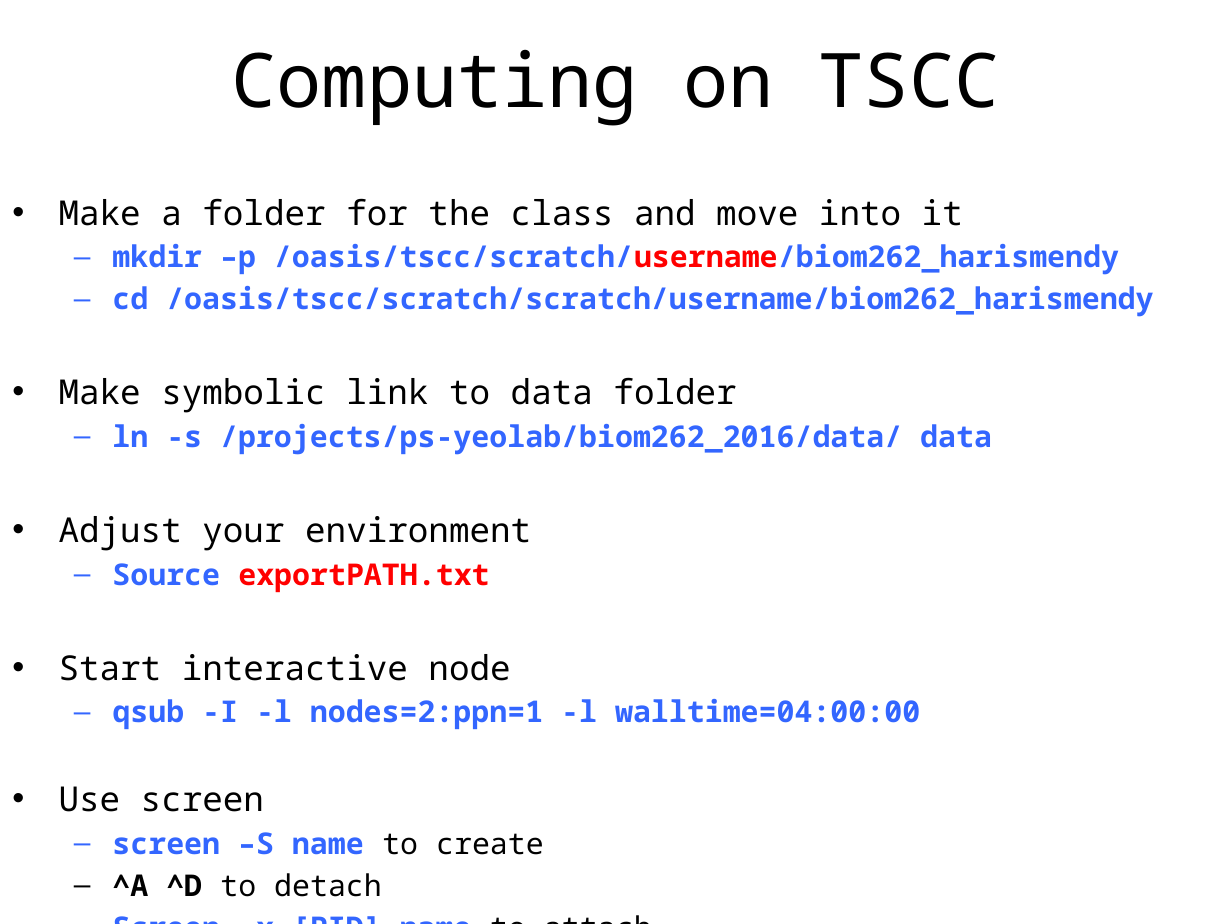
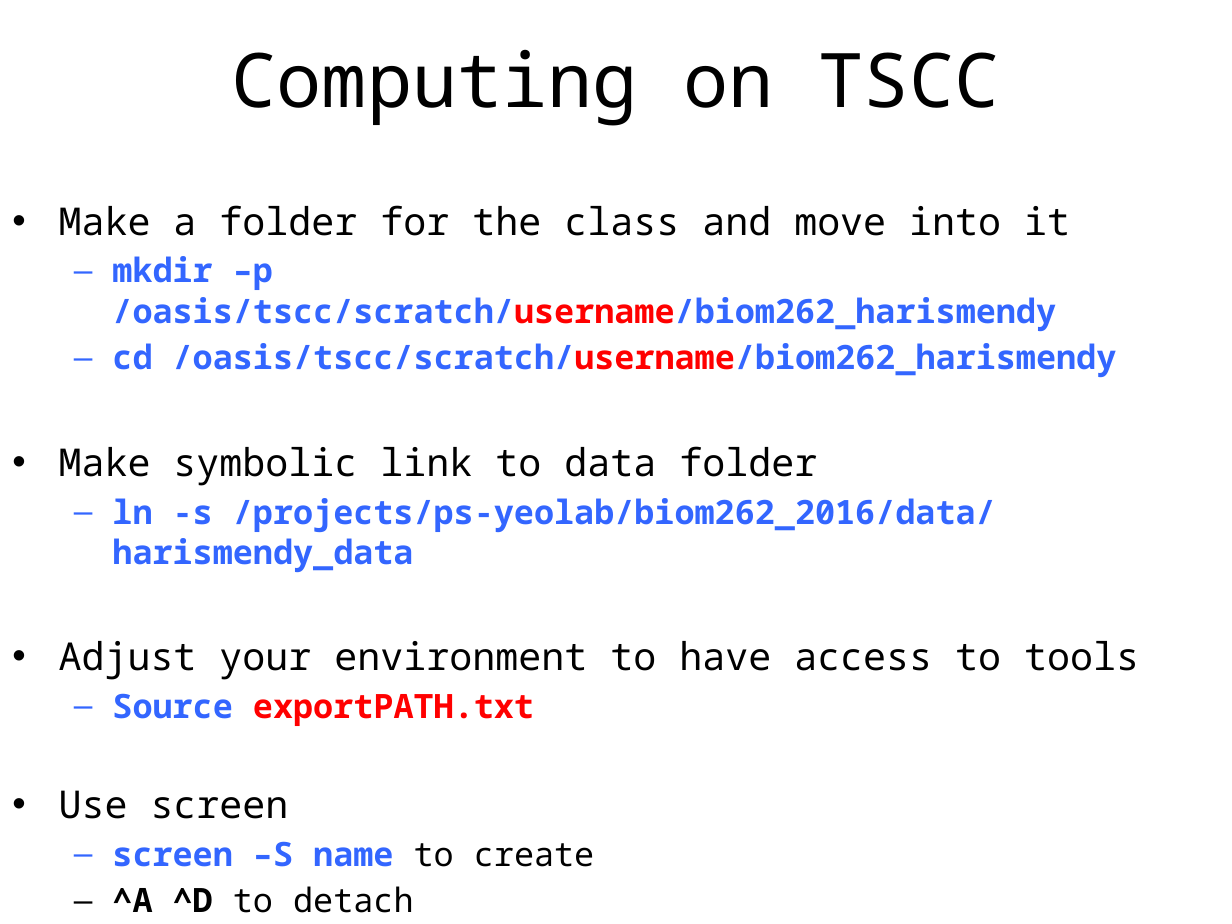
Before and after one commit to biom262/biom262-2016, a slide deck: slide 1 of weeks/week06/Practise_Day1.pptx. Drawn at 1232x924 pixels with LibreOffice and Linux fonts; fonts in the diff are those of the drawing. Boxes give left, top, right and bottom in pixels: in the first picture for what was removed or moved away, otherwise in the second. Text is boxed around its words. In the diff, an @@ line names an element or a change of style, - is before the commit and + after.

```diff
--- a/weeks/week06/Practise_Day1.pptx
+++ b/weeks/week06/Practise_Day1.pptx
@@ text at [59, 205, 1070, 913]: size 20 to 22.4 pt in "Make a folder for the class and ...", "Make symbolic link to data folder", "Use screen"; size 17.5 to 19.6 pt in "mkdir –p /oasis/tscc/scratch/username/biom262_harismendy", "Source exportPATH.txt", "screen –S name to create", "^A ^D to detach" and 2 more places @@
@@ text at [112, 343, 1117, 377]: text changed; size 17.5 to 19.6 pt @@
-  – cd /oasis/tscc/scratch/scratch/username/biom262_harismendy
+  – cd /oasis/tscc/scratch/username/biom262_harismendy
@@ text at [59, 498, 1139, 680]: text changed; size 17.5 to 19.6 pt @@
-  – ln -s /projects/ps-yeolab/biom262_2016/data/ data
-• Adjust your environment
+  – ln -s /projects/ps-yeolab/biom262_2016/data/ harismendy_data
+• Adjust your environment to have access to tools
@@ text at [59, 654, 920, 729]: paragraphs removed @@
-• Start interactive node
-  – qsub -I -l nodes=2:ppn=1 -l walltime=04:00:00
```
Also in this commit, not shown: 8 other slides changed.
